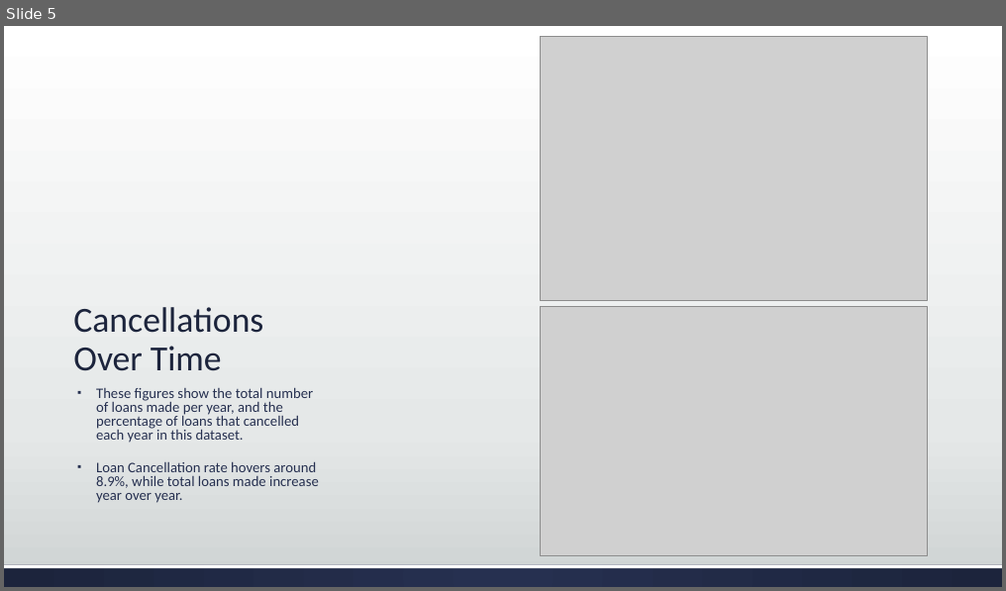
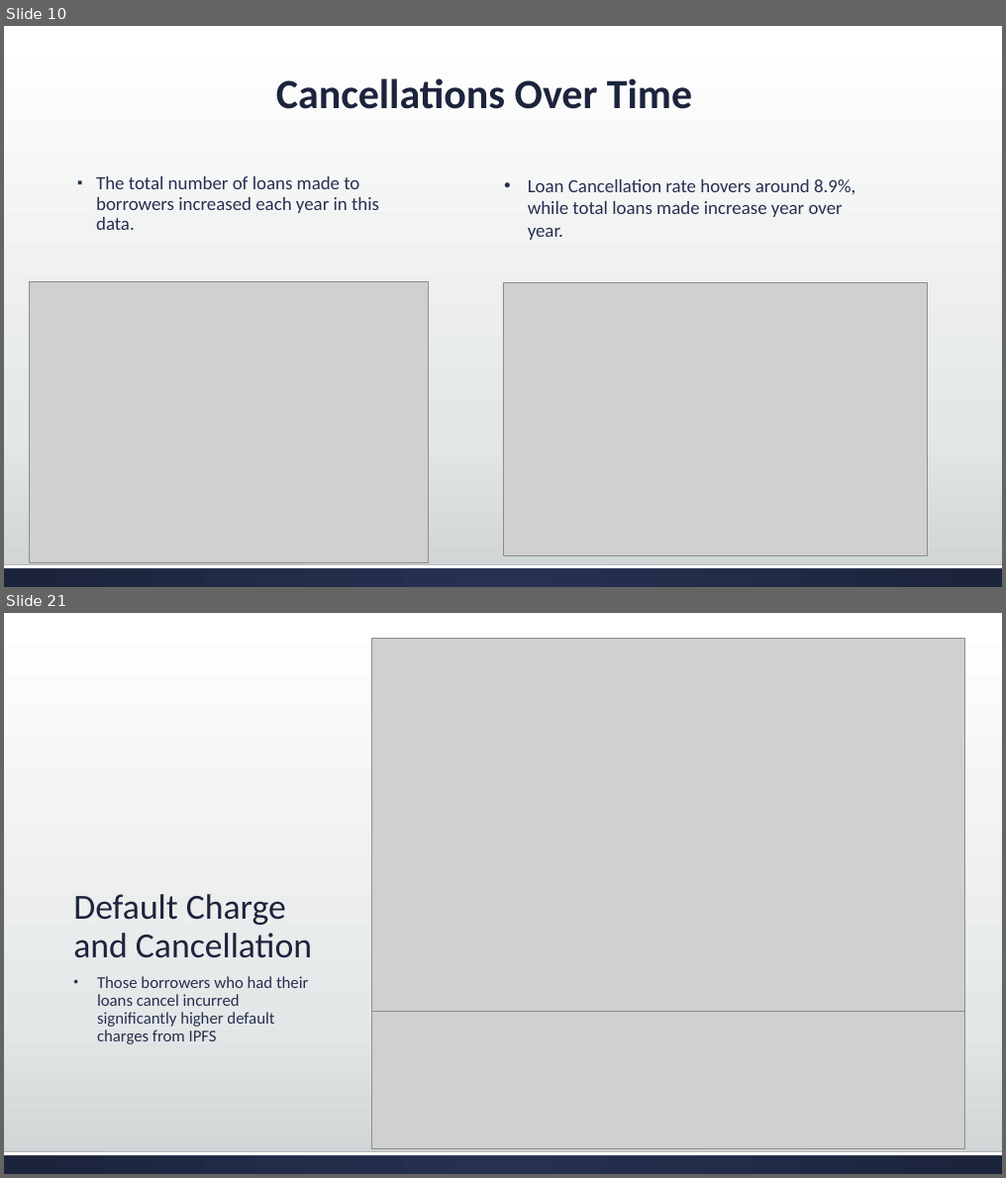
Before and after one commit to ericvan1325/IPFS-Analytics-Competiton, a slide deck: IPFS Analytics.pptx. Shown one above the other, each under a label of ours: slide 5 before the commit, slides 10 and 21 after it; the slides between them are not shown. The pictures are 1006x591 and 1006x1178 pixels, drawn with LibreOffice and Linux fonts; fonts in the diff are those of the drawing; grey boxes stand for pictures. Boxes give left, top, right and bottom in pixels: in the first picture for what was removed or moved away, otherwise in the second. Text is boxed around its words. In the diff, an @@ line names an element or a change of style, - is before the commit and + after.

```diff
--- a/IPFS Analytics.pptx
+++ b/IPFS Analytics.pptx
@@ slide 21 added at box(4, 613, 1002, 1174), background gradient #FFFFFF to #E5E8E8 to #CDD2D2; not listed: 2 template elements that a slide beside it also shows @@
@@ picture added at box(372, 638, 965, 1017) @@
@@ title added at box(73, 894, 312, 959), 34 pt, text #1D243C @@
+Default Charge and Cancellation
@@ text added at box(97, 976, 308, 1045), 16 pt, text #263050 @@
+• Those borrowers who had their loans cancel incurred significantly higher default charges from IPFS
@@ picture added at box(372, 1011, 965, 1149) @@
@@ what was slide 5 is now slide 10 @@
@@ slide 10 changed as well @@
@@ title "Cancellations Over Time": place and size @@
-title "Cancellations Over Time" at box(73, 307, 263, 372)
+title "Cancellations Over Time" at box(276, 78, 692, 109)
@@ title "Cancellations Over Time" at box(276, 78, 692, 109): size 34 to 40 pt, bold on; alignment left to centre @@
@@ text at box(96, 176, 379, 230): text changed; size 14 to 18 pt @@
-▪ These figures show the total number of loans made per year, and the percentage of loans that cancelled each year in this dataset.
-▪ Loan Cancellation rate hovers around 8.9%, while total loans made increase year over year.
+▪ The total number of loans made to borrowers increased each year in this data.
@@ text added at box(528, 179, 855, 240), 18 pt, text #263050 @@
+• Loan Cancellation rate hovers around 8.9%, while total loans made increase year over year.
@@ picture: place and size @@
-picture at box(541, 37, 928, 300)
+picture at box(29, 282, 428, 564)
@@ picture: place and size @@
-picture at box(541, 307, 928, 556)
+picture at box(503, 282, 928, 557)
```
Also in this commit, not shown: 10 other slides changed, 22 other slides added, 6 slides removed.
